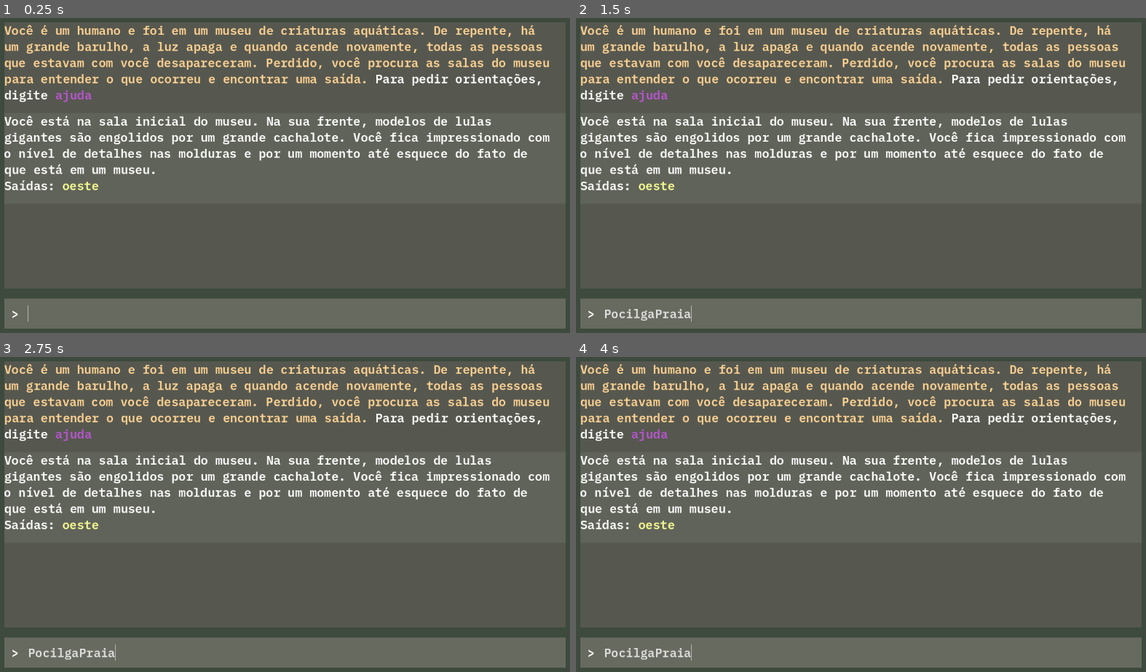
Above: before the commit, frames 1-4 (two rows, left to right).
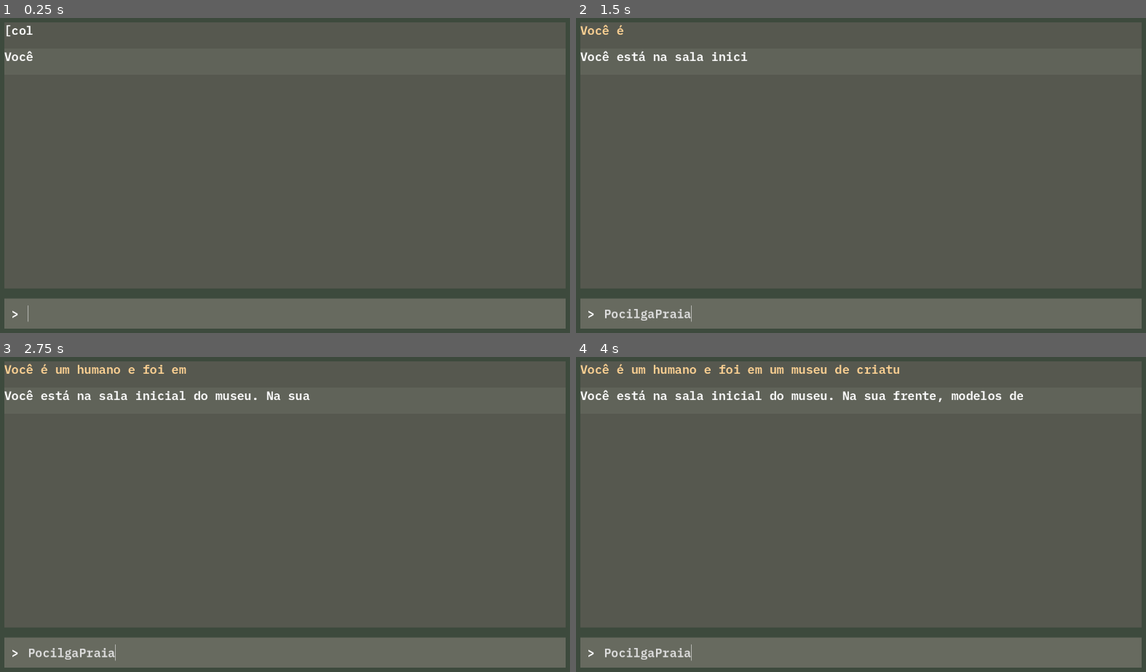
Above: after the commit, the same moments.

Repository: ginocarlo01/Kujira-Museum
Game: Godot game, scene res://scenes/game.tscn
Same seed, same stepped clock (60 frames per second), same inputs: the game is played once before the commit and once after it.
Inputs (mouse positions are in pixels of both pictures, inside the frame that each line leads up to):
- Up to frame 1 (0.25 s): no input
- Up to frame 2 (1.5 s): click (872, 314) at 0.52 s; type "Pocilga" at 0.6 s; type "Praia" at 1.25 s
- Up to frame 3 (2.75 s): no input
- Up to frame 4 (4 s): no input

The runs differ from the first frame. In frame 1, 8.6% of the frame differs, in the area x 0-97%, y 2-55%; in frame 2, 8.8%; in frame 3, 8.8%; in frame 4, 8.8%.

Commit message:
Update input_response.gd

Diff:
--- a/scripts/input_response.gd
+++ b/scripts/input_response.gd
@@ -4,10 +4,35 @@
 @onready var input_label = $Rows/InputHistory
 @onready var response_label = $Rows/Response
 
-func set_text(response : String, input : String = ""):
+# Função que vai animar a escrita do texto
+func set_text(response : String, input : String = "", speed : String = "normal"):
+	# Se o input não for vazio, define o texto do input_label
 	if input == "":
 		input_label.queue_free()
 	else:
 		input_label.text = " > " + input
 
-	response_label.text = response
+	# Define a velocidade para cada tipo
+	var delay_time : float
+	match speed:
+		"slow" :
+			delay_time = 0.1    # Lento
+		"normal" :
+			delay_time = 0.05 # Normal
+		"fast" :
+			delay_time = 0.02   # Rápido
+		_ :
+			0.05         # Valor default (normal)
+
+	# Começa a animação para adicionar o texto
+	response_label.text = ""  # Limpa o texto anterior
+	_animate_text(response, delay_time)
+
+# Função que adiciona o texto aos poucos
+func _animate_text(text : String, delay_time : float):
+	var current_text : String = ""
+
+	for i in range(text.length()):
+		current_text += text[i]  # Adiciona o próximo caractere
+		response_label.text = current_text  # Atualiza o texto
+		await get_tree().create_timer(delay_time).timeout # Aguarda o delay
